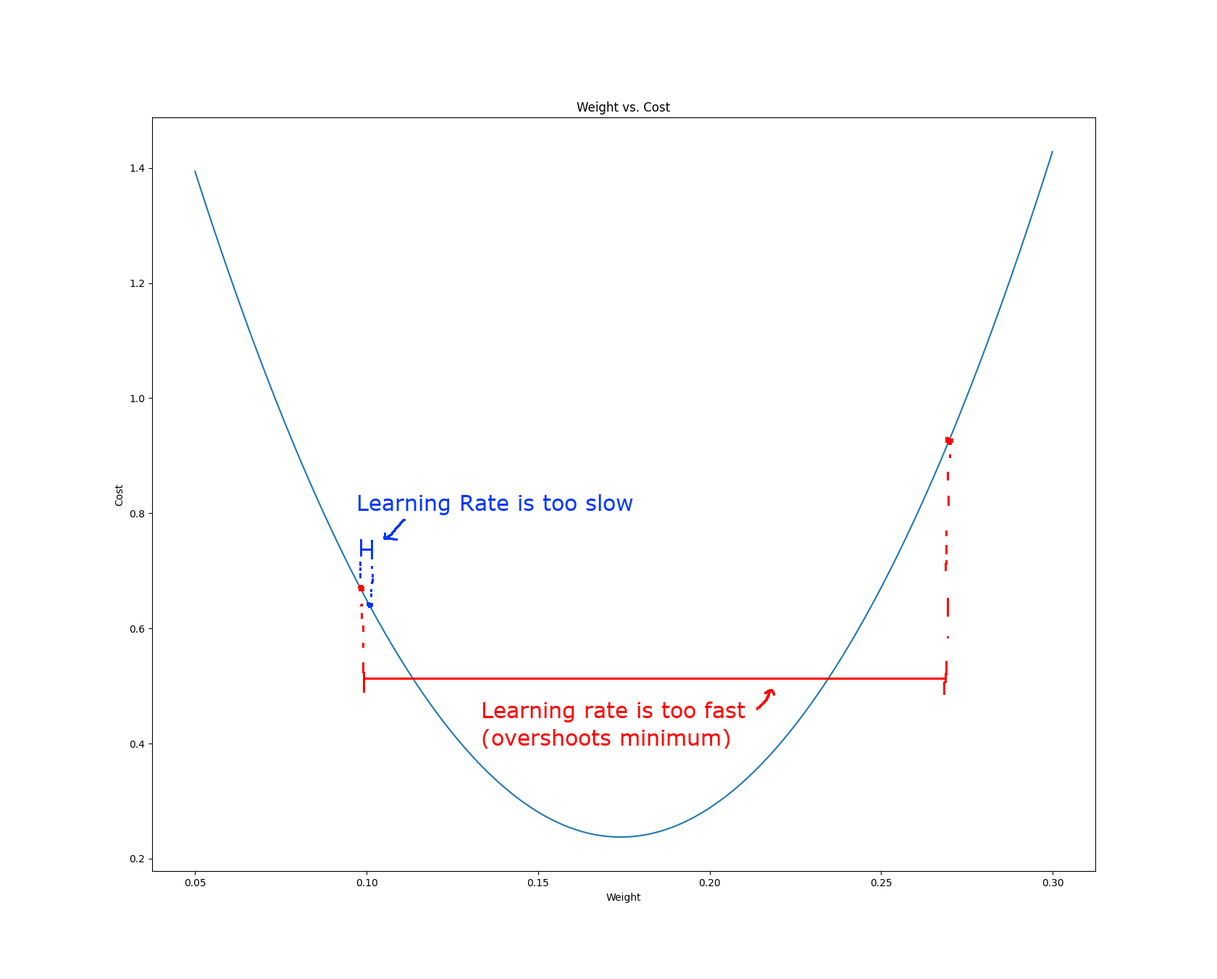
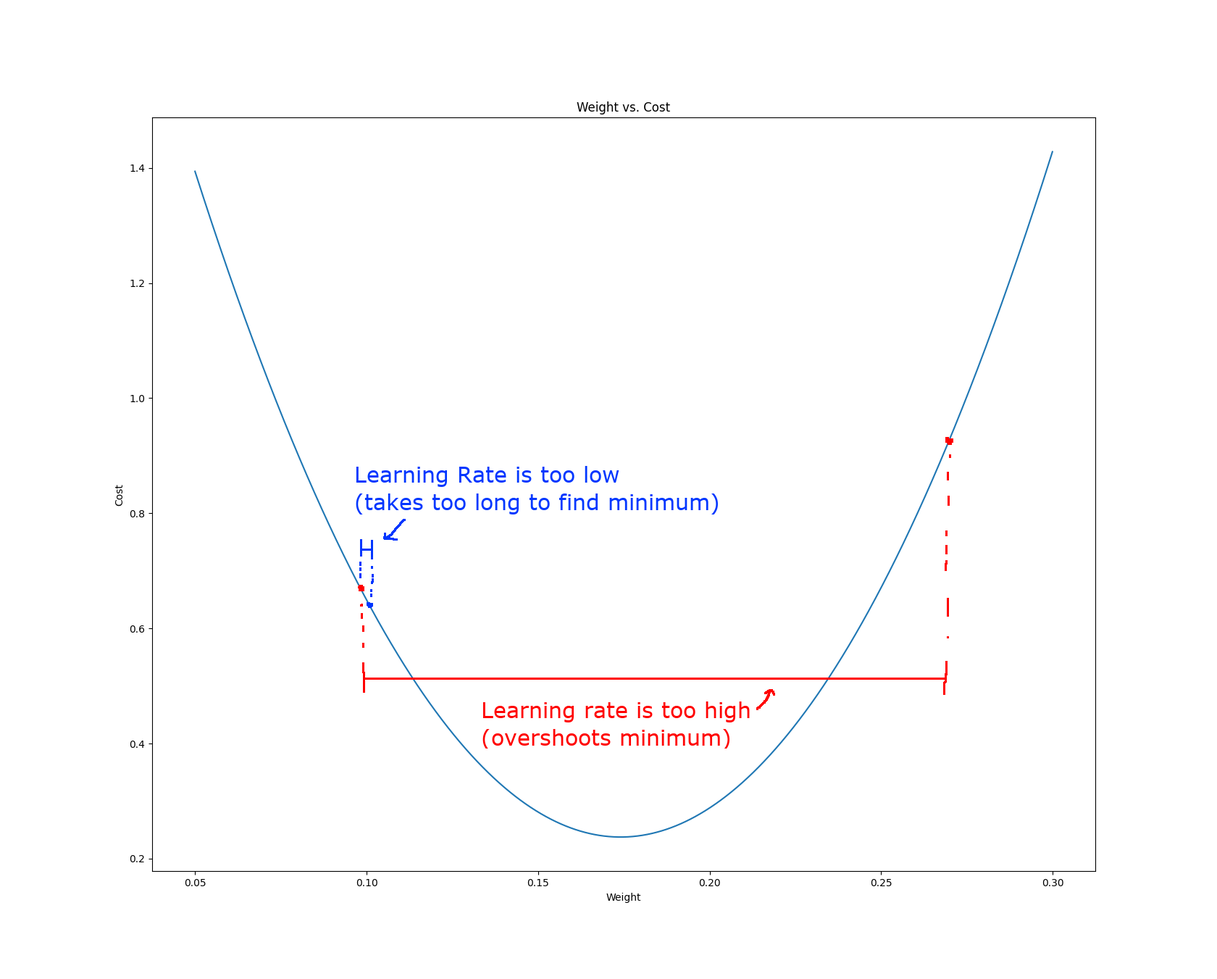
Layer changes from the first (1217, 979) image to the second:
renamed "Learning rate is too fast (ove..." to "Learning rate is too high (ove...", painted on it over [704, 701, 750, 723]
renamed "Learning Rate is too slow" to "Learning Rate is too low ...", painted on it over [355, 465, 718, 516]
